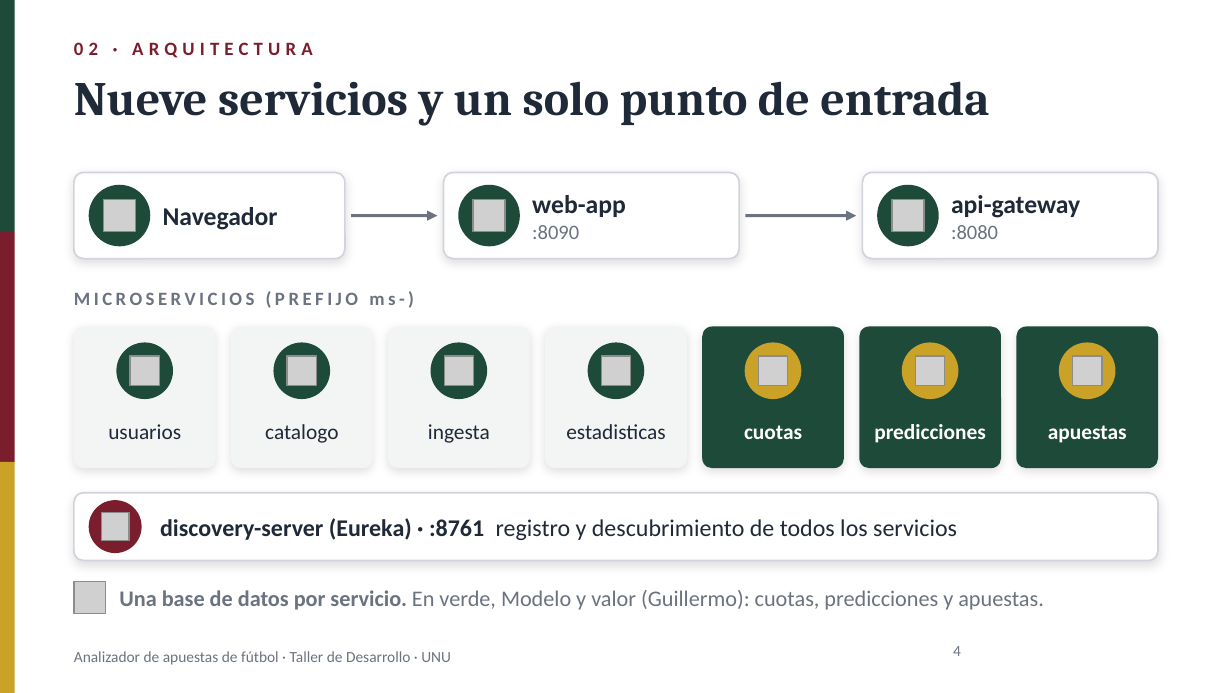
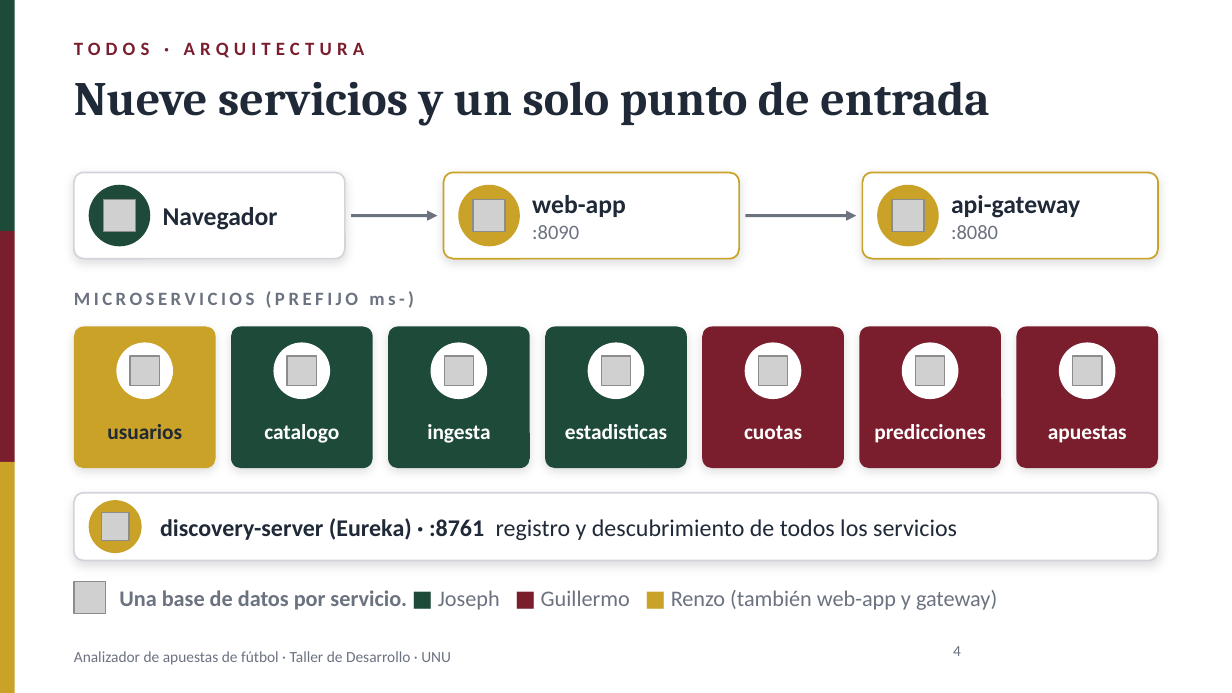
Before and after one commit to Renindstone/app-apuestas-universidad, a slide deck: slide 4 of docs/PresentacionApuestas_2nov2026.pptx. Drawn at 1232x693 pixels with LibreOffice and Linux fonts; fonts in the diff are those of the drawing; grey boxes stand for pictures; background and template pictures are left out. Boxes give left, top, right and bottom in pixels: in the first picture for what was removed or moved away, otherwise in the second. Text is boxed around its words. In the diff, an @@ line names an element or a change of style, - is before the commit and + after.

```diff
--- a/docs/PresentacionApuestas_2nov2026.pptx
+++ b/docs/PresentacionApuestas_2nov2026.pptx
@@ text at bbox=[74, 42, 365, 58]: text changed @@
-02 · ARQUITECTURA
+TODOS · ARQUITECTURA
@@ rounded rectangle at bbox=[444, 172, 739, 259]: outline #D1D5DB 1 pt to #C9A227 1 pt @@
@@ rounded rectangle at bbox=[862, 172, 1158, 259]: outline #D1D5DB 1 pt to #C9A227 1 pt @@
@@ ellipse at bbox=[458, 185, 520, 246]: fill #1E4A3A to #C9A227 @@
@@ ellipse at bbox=[877, 185, 939, 246]: fill #1E4A3A to #C9A227 @@
@@ rounded rectangle at bbox=[74, 326, 216, 468]: fill #F3F5F4 to #C9A227 @@
@@ fill #F3F5F4 to #1E4A3A in 3 elements at bbox=[232, 326, 373, 468], bbox=[388, 326, 530, 468], bbox=[545, 326, 686, 468] @@
@@ fill #1E4A3A to #7A1E2D in 3 elements at bbox=[702, 326, 844, 468], bbox=[859, 326, 1000, 468], bbox=[1016, 326, 1158, 468] @@
@@ fill #1E4A3A to #FFFFFF in 4 elements at bbox=[116, 342, 172, 399], bbox=[274, 342, 330, 399], bbox=[431, 342, 488, 399], bbox=[588, 342, 644, 399] @@
@@ fill #C9A227 to #FFFFFF in 3 elements at bbox=[744, 342, 801, 399], bbox=[902, 342, 958, 399], bbox=[1060, 342, 1116, 399] @@
@@ text "usuarios" at bbox=[107, 424, 182, 439]: bold on @@
@@ text colour #1F2937 to #FFFFFF, bold on in 3 elements at bbox=[264, 424, 339, 443], bbox=[427, 424, 490, 443], bbox=[565, 424, 667, 439] @@
@@ ellipse at bbox=[89, 500, 142, 553]: fill #7A1E2D to #C9A227 @@
@@ text at bbox=[119, 590, 997, 610]: text changed @@
-Una base de datos por servicio. En verde, Modelo y valor (Guillermo): cuotas, predicciones y apuestas.
+Una base de datos por servicio. ■ Joseph ■ Guillermo ■ Renzo (también web-app y gateway)
```
Also in this commit, not shown: 15 other slides changed, 8 slides added, 1 slide removed, 3 other files.
